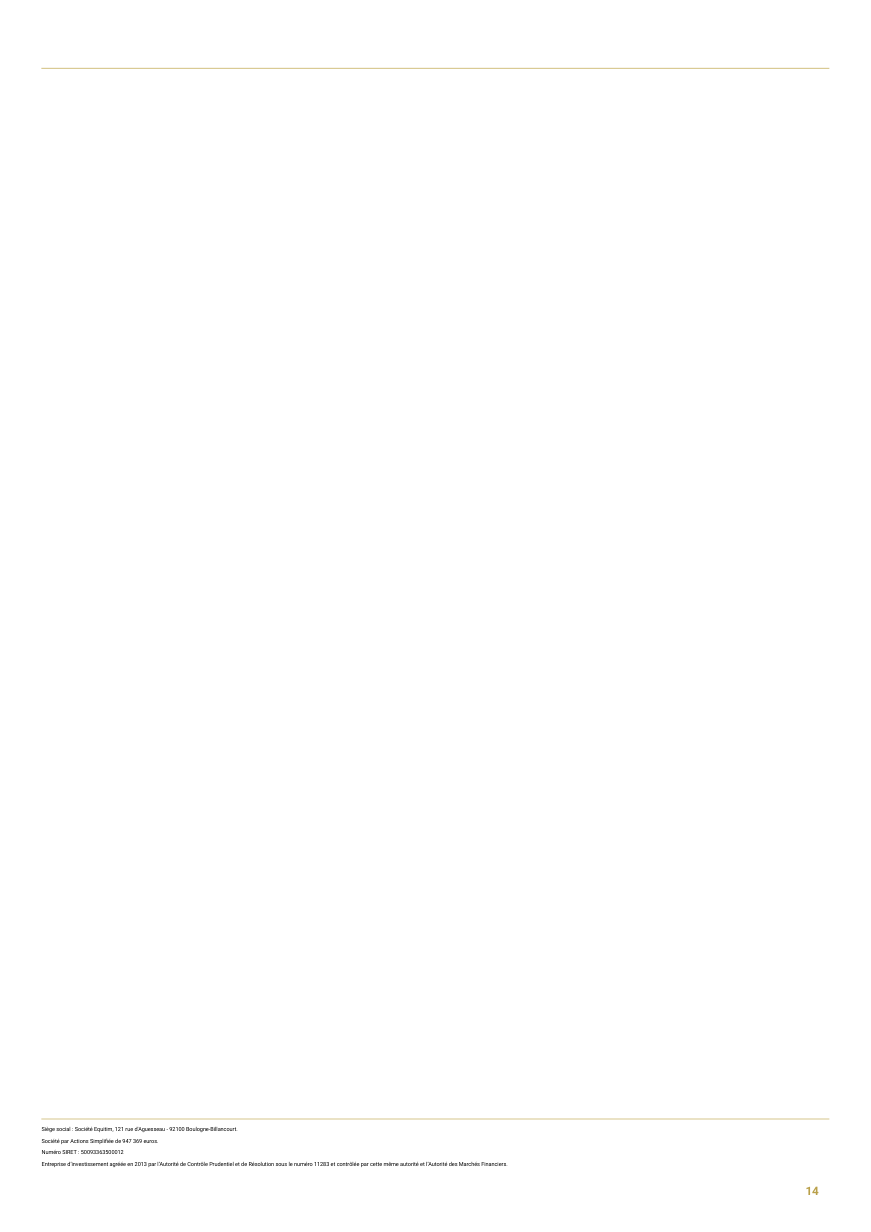
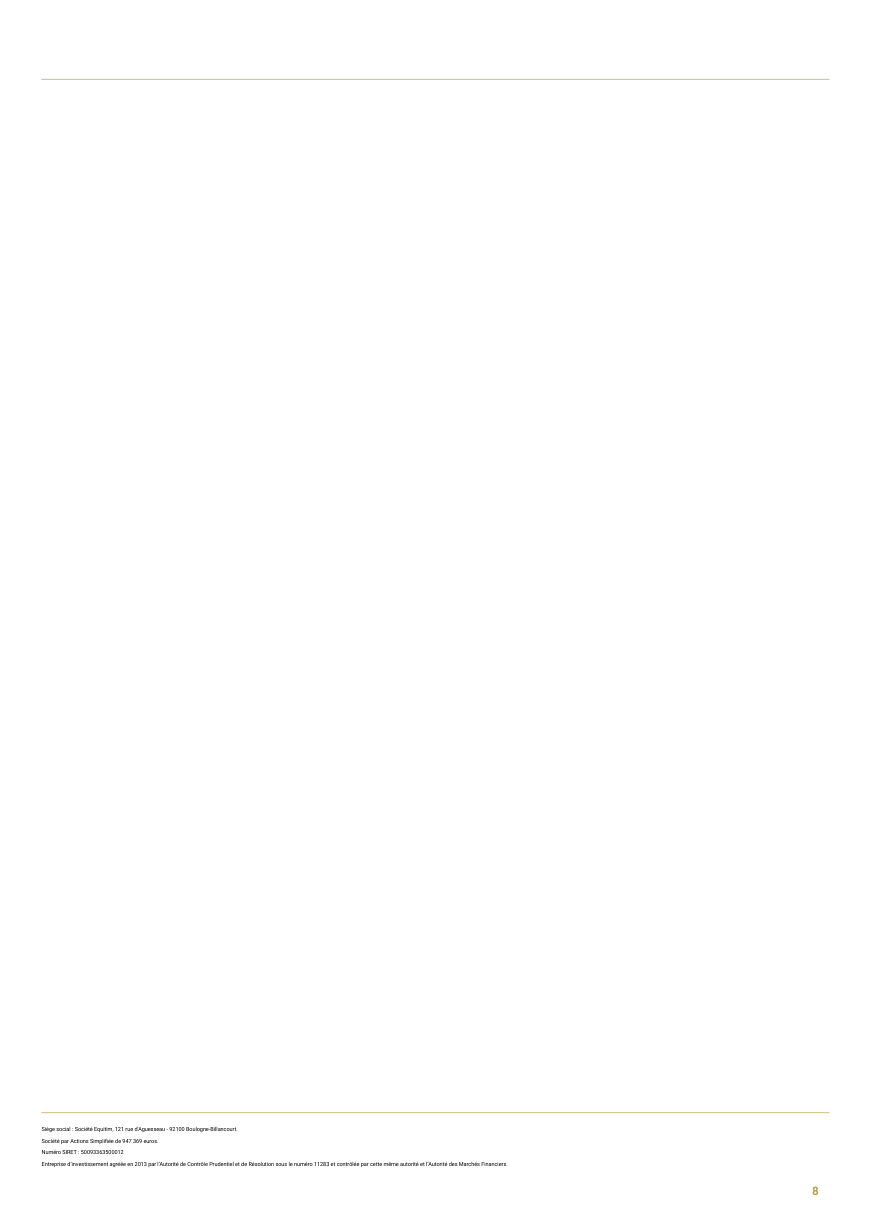
Before and after one commit to guillaumejacquin/Moulinette_Brochure_Equitim, a slide deck: slide 8 of result/kopkpopok- FR0014009DK8result.pptx (slide 14 before the commit). Drawn at 871x1232 pixels with LibreOffice and Linux fonts; fonts in the diff are those of the drawing; background and template pictures are left out. Boxes give left, top, right and bottom in pixels: in the first picture for what was removed or moved away, otherwise in the second. Text is boxed around its words. In the diff, an @@ line names an element or a change of style, - is before the commit and + after.

```diff
--- a/result/kopkpopok- FR0014009DK8result.pptx
+++ b/result/kopkpopok- FR0014009DK8result.pptx
@@ rectangle: place and size @@
-rectangle at (41, 67, 829, 68)
+rectangle at (41, 79, 829, 80)
@@ rectangle removed at (41, 1119, 829, 1120) @@
@@ rectangle added at (41, 1112, 829, 1113), fill #C5AF5C @@
@@ page number at (812, 1186, 819, 1195): text changed @@
-14
+8
```
Also in this commit, not shown: 7 other slides changed, 6 slides removed, 23 other files.
